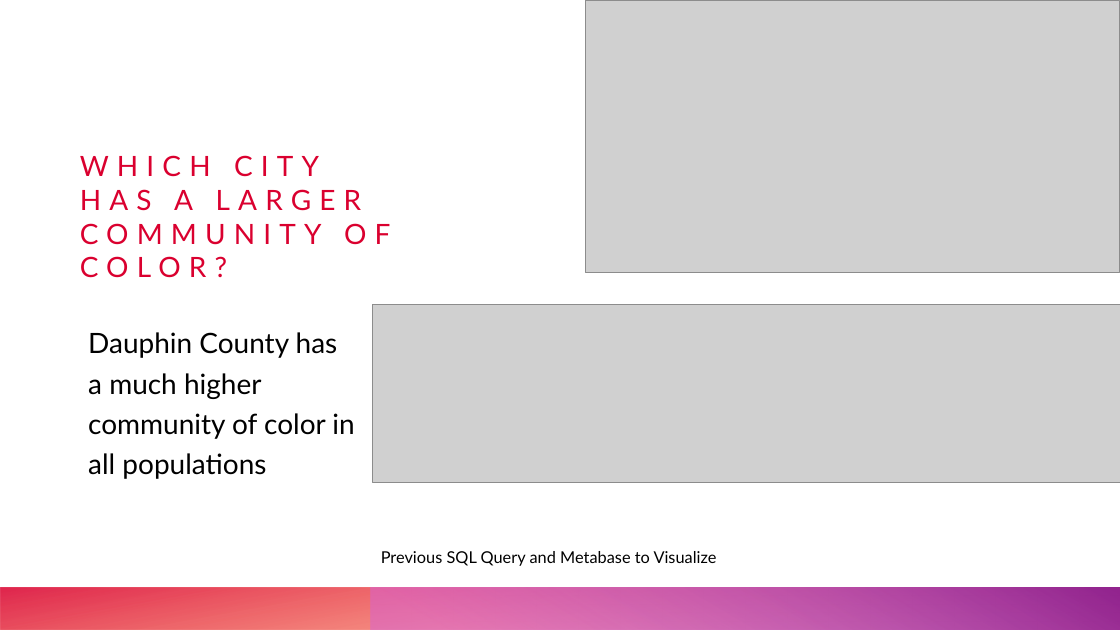
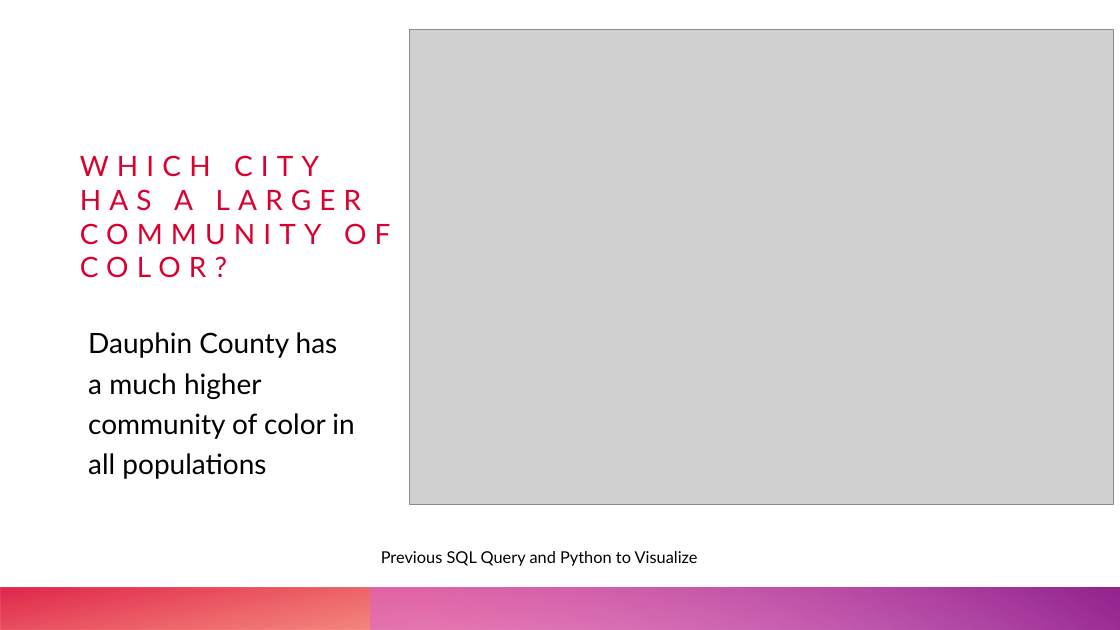
Before and after one commit to diazj2etown-sudo/UrbanHeatIslands, a slide deck: slide 14 of Final Capstone Presentation.pptx (slide 11 before the commit). Drawn at 1120x630 pixels with LibreOffice and Linux fonts; fonts in the diff are those of the drawing; grey boxes stand for pictures. Boxes give left, top, right and bottom in pixels: in the first picture for what was removed or moved away, otherwise in the second. Text is boxed around its words. In the diff, an @@ line names an element or a change of style, - is before the commit and + after.

```diff
--- a/Final Capstone Presentation.pptx
+++ b/Final Capstone Presentation.pptx
@@ picture added at (x1=409, y1=29, x2=1113, y2=505) @@
@@ picture removed at (x1=586, y1=1, x2=1120, y2=273) @@
@@ picture removed at (x1=372, y1=305, x2=1120, y2=482) @@
@@ text at (x1=381, y1=551, x2=698, y2=566): text changed @@
-Previous SQL Query and Metabase to Visualize
+Previous SQL Query and Python to Visualize
```
Also in this commit, not shown: 9 other slides changed, 3 slides added, 2 slides removed.
